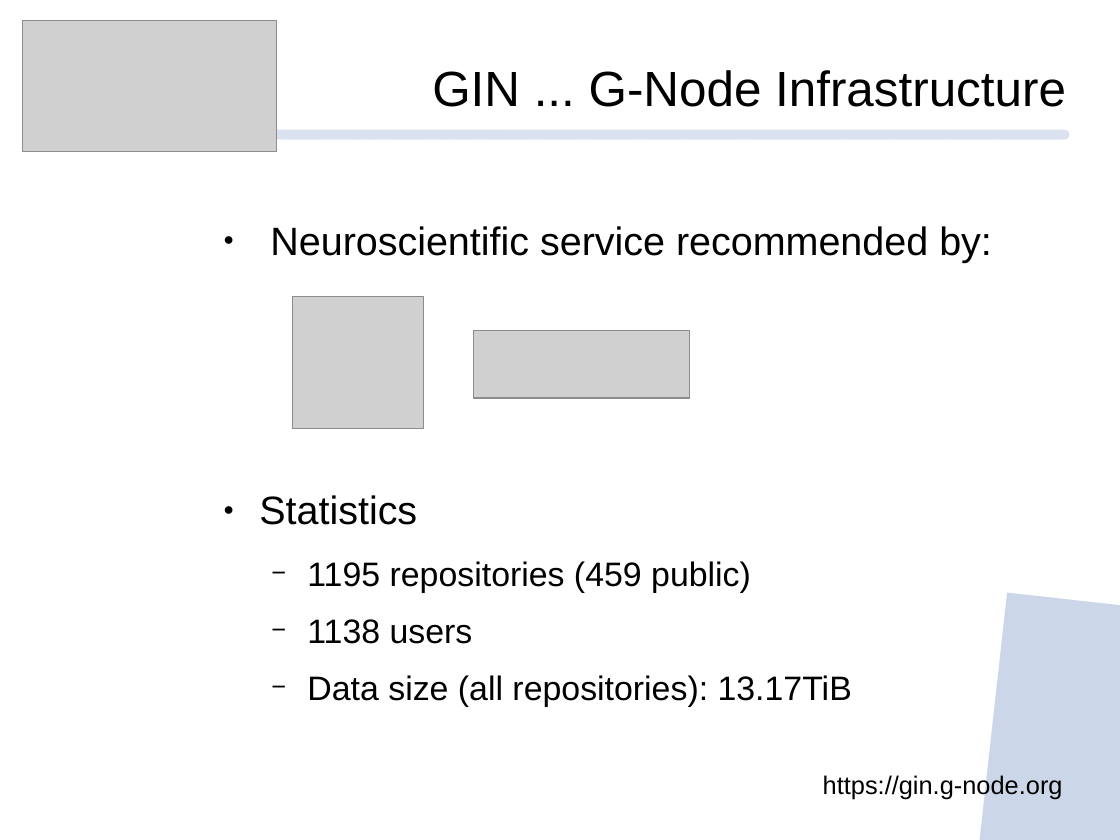
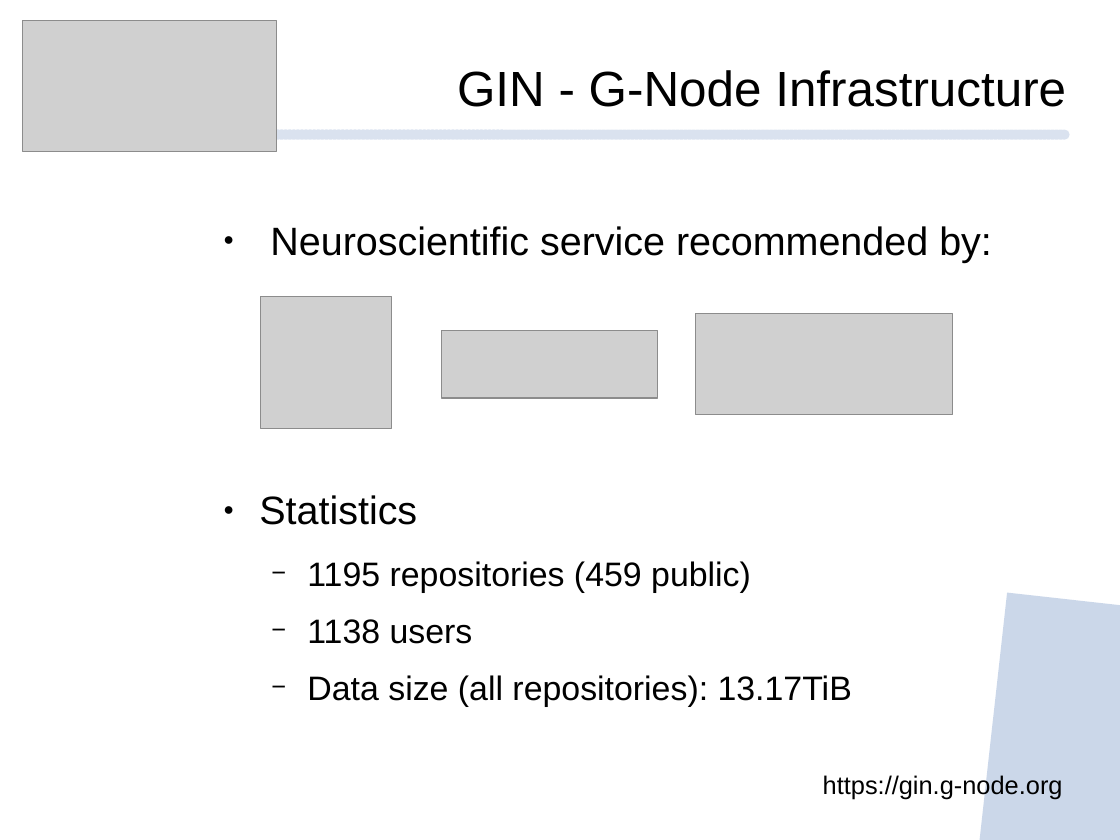
Before and after one commit to mpsonntag/prespost, a slide deck: slide 5 of 202009_BCCN_online/202009_BCCN_Online_conference.odp. Drawn at 1120x840 pixels with LibreOffice and Linux fonts; fonts in the diff are those of the drawing; grey boxes stand for pictures; background and template pictures are left out. Boxes give left, top, right and bottom in pixels: in the first picture for what was removed or moved away, otherwise in the second. Text is boxed around its words. In the diff, an @@ line names an element or a change of style, - is before the commit and + after.

```diff
--- a/202009_BCCN_online/202009_BCCN_Online_conference.odp
+++ b/202009_BCCN_online/202009_BCCN_Online_conference.odp
@@ text at box(457, 70, 1066, 107): text changed @@
-GIN ... G-Node Infrastructure
+GIN - G-Node Infrastructure
@@ picture: place and size @@
-picture at box(293, 297, 425, 429)
+picture at box(260, 297, 392, 429)
@@ picture added at box(696, 313, 953, 415) @@
@@ picture: place and size @@
-picture at box(474, 330, 689, 398)
+picture at box(442, 330, 658, 398)
```
Also in this commit, not shown: 9 other slides changed.
